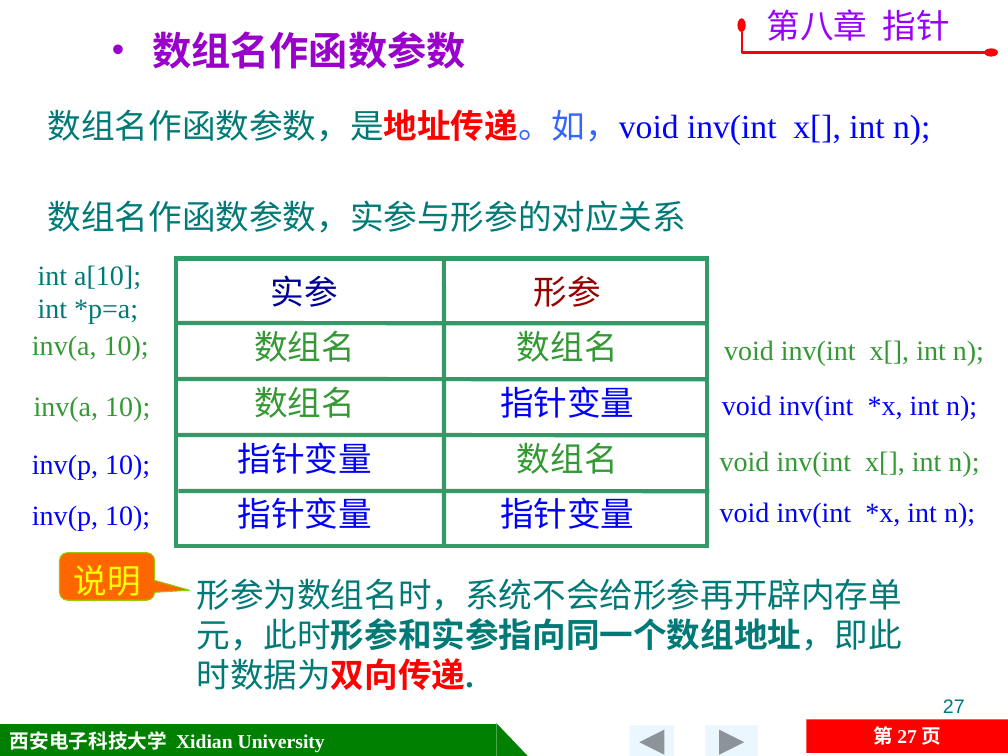
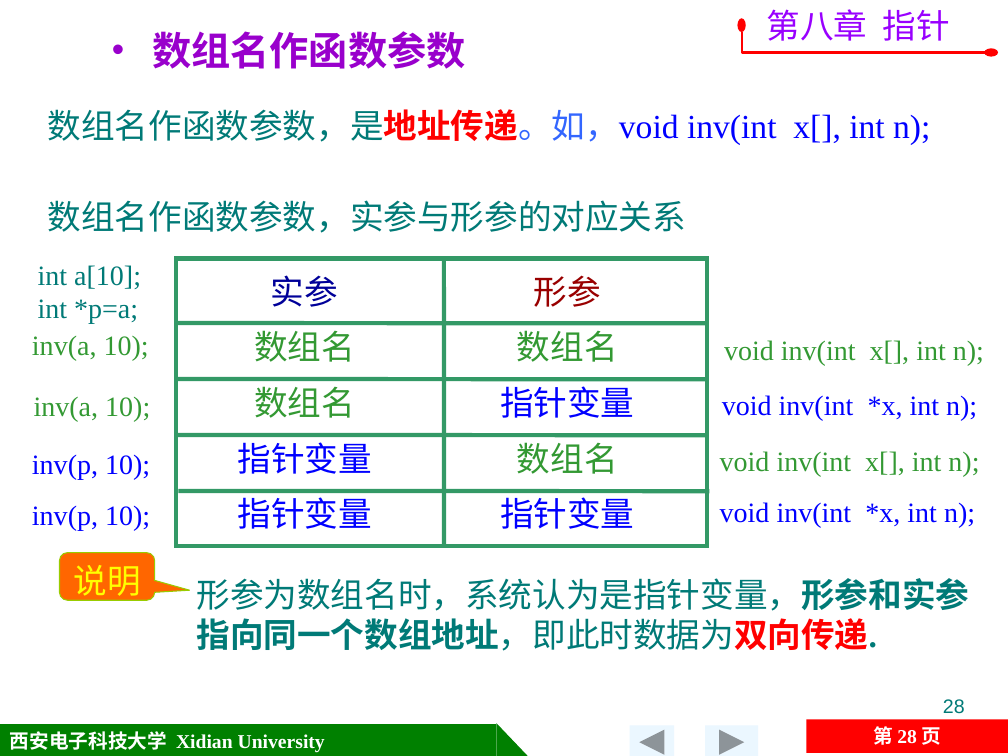
Before and after one commit to jtrfid/C-Repositories, a slide deck: slide 28 of 2016/C语言/课件/第8章 指针.pptx (slide 27 before the commit). Drawn at 1008x756 pixels with LibreOffice and Linux fonts; fonts in the diff are those of the drawing. Boxes give left, top, right and bottom in pixels: in the first picture for what was removed or moved away, otherwise in the second. Text is boxed around its words. In the diff, an @@ line names an element or a change of style, - is before the commit and + after.

```diff
--- a/2016/C语言/课件/第8章 指针.pptx
+++ b/2016/C语言/课件/第8章 指针.pptx
@@ text at [196, 578, 969, 651]: text changed @@
-形参为数组名时，系统不会给形参再开辟内存单元，此时形参和实参指向同一个数组地址，即此时数据为双向传递.
+形参为数组名时，系统认为是指针变量，形参和实参指向同一个数组地址，即此时数据为双向传递.
@@ page number at [943, 699, 965, 714]: text changed @@
-27
+28
@@ page number at [873, 726, 941, 745]: text changed @@
-第 27 页
+第 28 页
```
Also in this commit, not shown: 4 other slides changed, 5 slides added, 12 other files.
